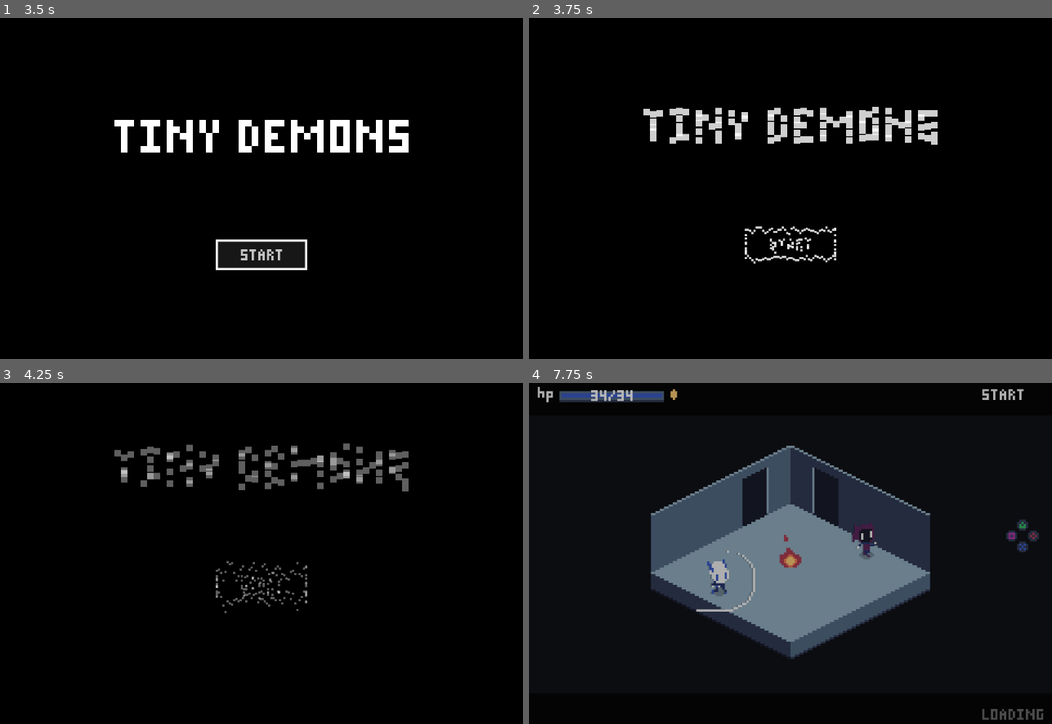
Above: before the commit, frames 1-4 (two rows, left to right).
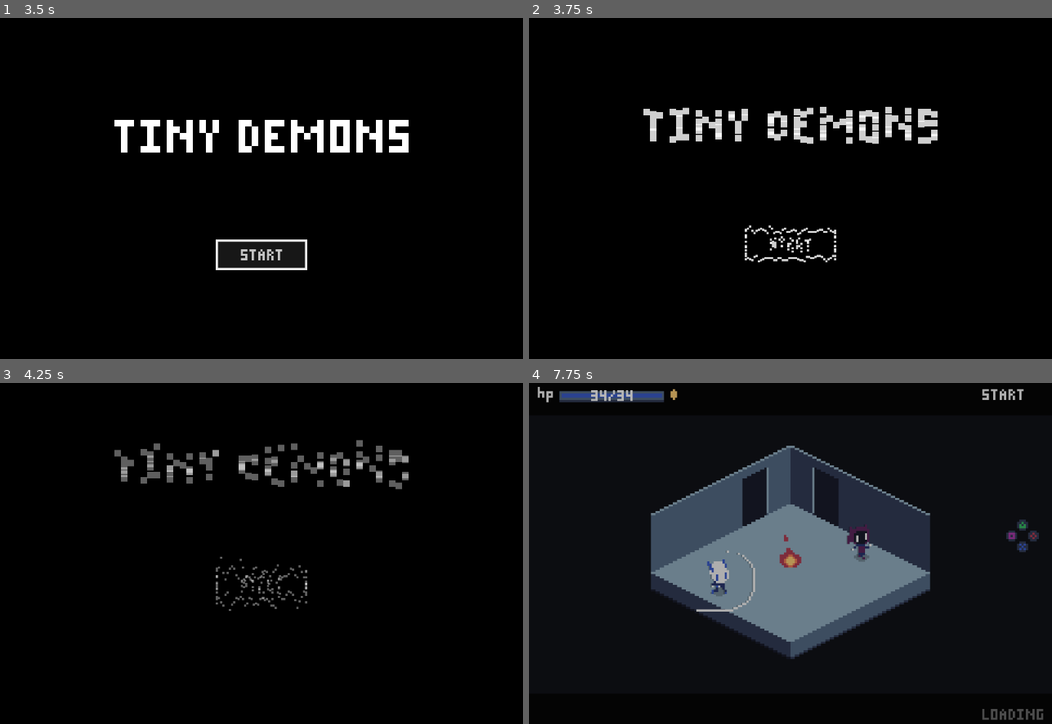
Above: after the commit, the same moments.

Repository: Whynchu/TinyDemons
Game: Godot game, scene res://scenes/main.tscn
The game is run twice, just before and just after one commit, with the same random seed, the same clock (stepped at 60 frames per second) and the same inputs.
Inputs (mouse positions are in pixels of both pictures, inside the frame that each line leads up to):
- Up to frame 1 (3.5 s): click (261, 256) at 0.5 s; click (261, 256) at 1.25 s; click (261, 253) at 2 s; click (261, 249) at 2.75 s
- Up to frame 2 (3.75 s): tap Enter (ui_accept) at 3.5 s; move the mouse to (905, 171) at 3.52 s; hold Right (ui_right) from 3.53 s (still down); tap J at 3.6 s; click (905, 171) at 3.67 s
- Up to frame 3 (4.25 s): keep holding Right (ui_right); tap Enter (ui_accept) at 3.77 s
- Up to frame 4 (7.75 s): move the mouse to (685, 570) at 4.27 s; release Right (ui_right) at 4.28 s; hold Down (ui_down) 4.28-5 s; tap Space at 4.35 s; tap Enter (ui_accept) at 4.52 s; click (701, 539) at 5.02 s; click (790, 625) at 5.75 s; click (790, 625) at 6.5 s; move the mouse to (842, 478) at 7.27 s; hold Right (ui_right) from 7.28 s (still down); tap E at 7.35 s

Frame 1 is identical in both runs. In frame 2, 1.7% of the frame differs, in the area x 23-79%, y 26-73%; in frame 3, 3.0%, in the area x 23-79%, y 16-68%; in frame 4, 0.3%.

Commit message:
Randomize combat room encounters and chest walls

Diff:
--- a/tiny-demons/scripts/chest_controller.gd
+++ b/tiny-demons/scripts/chest_controller.gd
@@ -40,13 +40,13 @@
 
 func start_flash(root: Object) -> void:
 	var old_overlay := root.get("chest_flash_overlay") as Sprite2D; if old_overlay != null: old_overlay.queue_free()
-	var chest := root.get("chest") as Sprite2D; var overlay :=  …(177 unchanged characters)… t; overlay.scale = chest.scale; overlay.texture_filter = chest.texture_filter; o …(213 unchanged characters)…
+	var chest := root.get("chest") as Sprite2D; var overlay :=  …(177 unchanged characters)… t; overlay.scale = chest.scale; overlay.flip_h = chest.flip_h; overlay.texture_filter = chest.texture_filter; o …(213 unchanged characters)…
 
 
 func start_unlock_fade(root: Object) -> void:
 	var old_overlay := root.get("chest_unlock_overlay") as Sprite2D; if old_overlay != null: old_overlay.queue_free()
 	var chest := root.get("chest") as Sprite2D; var normal_texture := root.get("chest_normal_texture") as Texture2D; chest.texture = root.get("chest_gray_texture"); chest.visible = true; begin_unlock_fade(float(root.get("CHEST_UNLOCK_FADE_TIME")))
-	var overlay := Sprite2D.new(); overlay.name = "ChestUnlockO …(106 unchanged characters)… t; overlay.scale = chest.scale; overlay.texture_filter = chest.texture_filter; o …(220 unchanged characters)…
+	var overlay := Sprite2D.new(); overlay.name = "ChestUnlockO …(106 unchanged characters)… t; overlay.scale = chest.scale; overlay.flip_h = chest.flip_h; overlay.texture_filter = chest.texture_filter; o …(220 unchanged characters)…
 
 
 func update_visuals_from_root(root: Object, delta: float) -> void:
--- a/tiny-demons/scripts/room_controller.gd
+++ b/tiny-demons/scripts/room_controller.gd
@@ -8,6 +8,11 @@
 var arrival_socket_id: StringName = &""
 var transition_locked := false
 var room_states: Dictionary = {}
+
+const ACTOR_FOOT_OFFSET := Vector2(8, 15)
+const CHEST_LEFT_WALL_OFFSET := Vector2(-40, 0)
+const ENEMY_MIN_PLAYER_DISTANCE := 20.0
+const ENEMY_MIN_SPAWN_DISTANCE := 18.0
 
 
 func ensure_layout(graph: DungeonGraph, room_id: StringName, room: DungeonGraph.RoomRecord, room_type: StringName, room_depth: int) -> Dictionary:
@@ -26,7 +31,39 @@
 			if room_depth + 1 != 6 and room_depth + 1 != 11 and layout_rng.randf() < 0.45:
 				var secondary := DungeonGraph.WALL_RIGHT if primary == DungeonGraph.WALL_LEFT else DungeonGraph.WALL_LEFT; var seco …(181 unchanged characters)…
 		state["generated_exits"] = exits; state["room_type"] = room_type; state["finished"] = bool(state.get("finished", false)); room_states[room_id] = state
+	if room_type == DungeonGraph.ROOM_COMBAT:
+		if not state.has("enemy_slime_indices"):
+			state["enemy_slime_indices"] = _generate_enemy_indices(room.generation_seed)
+		if not state.has("enemy_spawn_seed"):
+			state["enemy_spawn_seed"] = room.generation_seed + 303
+		if not state.has("chest_wall"):
+			state["chest_wall"] = _choose_chest_wall(state, room.generation_seed)
+		room_states[room_id] = state
 	return state
+
+
+func _generate_enemy_indices(generation_seed: int) -> Array[int]:
+	var indices: Array[int] = [0, 1, 2]
+	var layout_rng := RandomNumberGenerator.new()
+	layout_rng.seed = generation_seed + 101
+	for index in range(indices.size() - 1, 0, -1):
+		var swap_index := layout_rng.randi_range(0, index)
+		var selected := indices[index]
+		indices[index] = indices[swap_index]
+		indices[swap_index] = selected
+	indices.resize(layout_rng.randi_range(1, indices.size()))
+	return indices
+
+
+func _choose_chest_wall(state: Dictionary, generation_seed: int) -> StringName:
+	var candidates: Array[StringName] = [DungeonGraph.WALL_LEFT, DungeonGraph.WALL_RIGHT]
+	for exit_value in state.get("generated_exits", []) as Array:
+		candidates.erase(StringName(exit_value))
+	if candidates.is_empty():
+		candidates = [DungeonGraph.WALL_LEFT, DungeonGraph.WALL_RIGHT]
+	var layout_rng := RandomNumberGenerator.new()
+	layout_rng.seed = generation_seed + 202
+	return candidates[layout_rng.randi_range(0, candidates.size() - 1)]
 
 
 func configure_sockets(graph: DungeonGraph, room_id: StringName, _unlocked: bool, set_blocks: Callable) -> void:
@@ -232,7 +269,8 @@
 
 func reset_chest_for_room(root: Object) -> void:
 	var rest_fire := root.get("rest_fire") as Sprite2D; var demon := root.get("cloaked_demon") as Sprite2D; var chest := root.get("chest") as Sprite2D
-	rest_fire.visible = false; demon.visible = false; chest.position = root.get("chest_start_position"); chest.texture = root.get("chest_gray_texture"); chest.visible = true; chest.self_modulate = Color.WHITE; root.set("chest_unlocked", false); root.set("chest_claimed", false); root.set("chest_evaporated", false); root.set("chest_collect_flash_timer", 0.0); root.call("_set_door_active", false); root.call("_set_entrance_open", false)
+	var state := room_states.get(root.get("current_room_id"), {}) as Dictionary; var chest_wall := StringName(state.get("chest_wall", DungeonGraph.WALL_RIGHT)); var chest_start := root.get("chest_start_position") as Vector2
+	rest_fire.visible = false; demon.visible = false; chest.position = chest_start + CHEST_LEFT_WALL_OFFSET if chest_wall == DungeonGraph.WALL_LEFT else chest_start; chest.flip_h = chest_wall == DungeonGraph.WALL_LEFT; chest.texture = root.get("chest_gray_texture"); chest.visible = true; chest.self_modulate = Color.WHITE; root.set("chest_unlocked", false); root.set("chest_claimed", false); root.set("chest_evaporated", false); root.set("chest_collect_flash_timer", 0.0); root.call("_set_door_active", false); root.call("_set_entrance_open", false)
 	var unlock_overlay := root.get("chest_unlock_overlay") as Sprite2D; if unlock_overlay != null: unlock_overlay.queue_free(); root.set("chest_unlock_overlay", null)
 	var flash_overlay := root.get("chest_flash_overlay") as Sprite2D; if flash_overlay != null: flash_overlay.queue_free(); root.set("chest_flash_overlay", null)
 	var collision := root.get("collision_sprites") as Array[Sprite2D]; if not collision.has(chest): collision.append(chest)
@@ -241,12 +279,46 @@
 
 func reset_slimes_for_room(root: Object) -> void:
 	var slimes := root.get("slimes") as Array[Sprite2D]; var tuning := root.get("slime_tuning") as SlimeTuning; var rng := …(245 unchanged characters)…
-	for slime in slimes:
-		var actor := slime as SlimeActor; var brain := root.call("_slime_brain", slime) as SlimeBrain; slime.position = brain.start_position; slime.visible = true; slime.flip_h = false; root.call("_apply_enemy_room_level", slime)
-		var max_health := float(root.call("_enemy_max_health", slime)); if actor != null: actor.configure_health(max_health, tuning.regen_delay, tuning.regen_interval, tuning.regen_amount); actor.reset_runtime_state(brain.start_position, slime.position, rng.randf_range(tuning.repath_min, tuning.repath_max), rng.randf_range(tuning.hold_min, tuning.hold_max), 0.0, rng.randf_range(0.2, 0.6))
+	for slime in slimes: kill_slime_without_effects(root, slime)
+	var room_id: StringName = root.get("current_room_id"); var state: Dictionary = room_states.get(room_id, {}) as Dictionary; var active_indices := state.get("enemy_slime_indices", []) as Array; var spawn_positions := state.get("enemy_spawn_positions", {}) as Dictionary; var spawn_seed := int(state.get("enemy_spawn_seed", String(room_id).hash() + 303)); var layout_rng := RandomNumberGenerator.new(); layout_rng.seed = spawn_seed
+	var occupied: Array[Vector2] = []
+	for index_value in active_indices:
+		var slime_index := int(index_value); if slime_index < 0 or slime_index >= slimes.size(): continue
+		var slime := slimes[slime_index]; var spawn_position: Vector2 = spawn_positions.get(slime_index, Vector2.ZERO)
+		if not spawn_positions.has(slime_index):
+			spawn_position = _choose_enemy_spawn_position(root, layout_rng, occupied); spawn_positions[slime_index] = spawn_position
+		occupied.append(spawn_position)
+		var actor := slime as SlimeActor; var brain := root.call("_slime_brain", slime) as SlimeBrain; brain.start_position = spawn_position; slime.position = spawn_position; slime.visible = true; slime.flip_h = false; root.call("_apply_enemy_room_level", slime)
+		var max_health := float(root.call("_enemy_max_health", slime)); if actor != null: actor.configure_health(max_health, tuning.regen_delay, tuning.regen_interval, tuning.regen_amount); actor.reset_runtime_state(spawn_position, slime.position, rng.randf_range(tuning.repath_min, tuning.repath_max), rng.randf_range(tuning.hold_min, tuning.hold_max), 0.0, rng.randf_range(0.2, 0.6))
 		var presenter := root.call("_slime_health_presenter", slime) as SlimeHealthPresenter; presenter.display_health = max_ …(190 unchanged characters)…
 		if not actor_sprites.has(slime): actor_sprites.append(slime)
 		if not collision.has(slime): collision.append(slime)
+	state["enemy_spawn_positions"] = spawn_positions; state["enemy_spawn_seed"] = spawn_seed; room_states[room_id] = state
+
+
+func _choose_enemy_spawn_position(root: Object, layout_rng: RandomNumberGenerator, occupied: Array[Vector2]) -> Vector2:
+	var area := root.get("walkable_area") as WalkableArea
+	var bounds := Rect2()
+	if area != null:
+		for point in area.outline: bounds = bounds.expand(point)
+	var player := root.get("player") as Sprite2D; var player_foot: Vector2 = root.call("_actor_foot", player); var chest := root.get("chest") as Sprite2D; var chest_rect: Rect2 = root.call("_collision_rect", chest)
+	for attempt in 96:
+		if bounds.size == Vector2.ZERO: break
+		var candidate_foot := Vector2(layout_rng.randf_range(bounds.position.x, bounds.end.x), layout_rng.randf_range(bounds.position.y, bounds.end.y))
+		if _valid_enemy_spawn_foot(root, candidate_foot, player_foot, chest_rect, occupied): return candidate_foot - ACTOR_FOOT_OFFSET
+	if area != null:
+		for candidate_foot in area.points:
+			if _valid_enemy_spawn_foot(root, candidate_foot, player_foot, chest_rect, occupied): return candidate_foot - ACTOR_FOOT_OFFSET
+	return root.call("_nearest_slime_walkable_point", player_foot) - ACTOR_FOOT_OFFSET
+
+
+func _valid_enemy_spawn_foot(root: Object, candidate_foot: Vector2, player_foot: Vector2, chest_rect: Rect2, occupied: Array[Vector2]) -> bool:
+	if not bool(root.call("_is_slime_walkable_point", candidate_foot)): return false
+	if candidate_foot.distance_to(player_foot) < ENEMY_MIN_PLAYER_DISTANCE: return false
+	if chest_rect.grow(4.0).has_point(candidate_foot): return false
+	for occupied_foot in occupied:
+		if candidate_foot.distance_to(occupied_foot) < ENEMY_MIN_SPAWN_DISTANCE: return false
+	return true
 
 
 func _mark_finished(root: Object) -> void:
